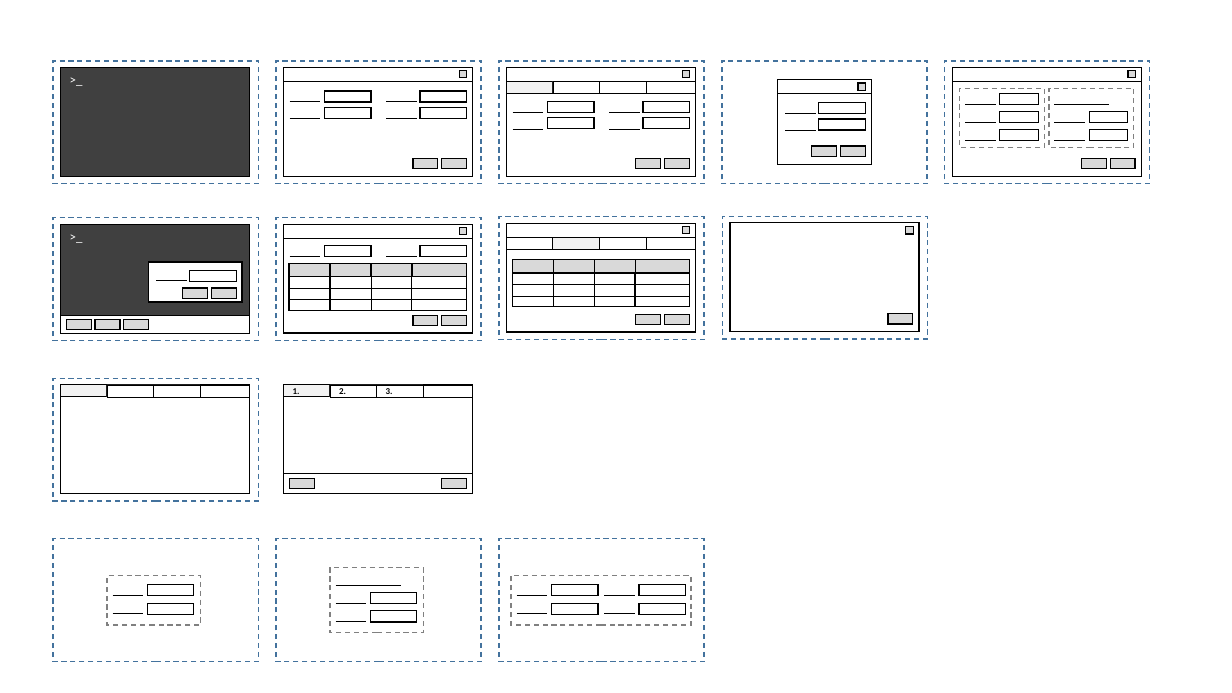
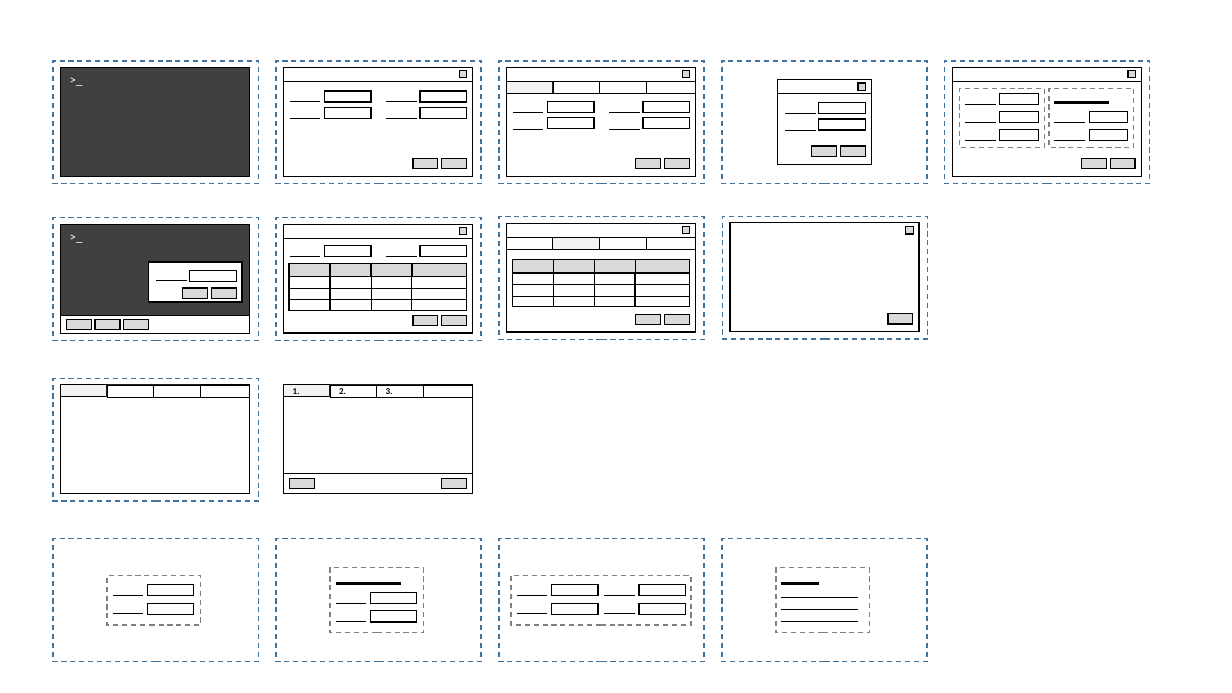
Before and after one commit to ExFace/Core, a slide deck: slide 11 of Docs/documentation/uxon_presets.pptx. Drawn at 1232x693 pixels with LibreOffice and Linux fonts; fonts in the diff are those of the drawing. Boxes give left, top, right and bottom in pixels: in the first picture for what was removed or moved away, otherwise in the second. Text is boxed around its words. In the diff, an @@ line names an element or a change of style, - is before the commit and + after.

```diff
--- a/Docs/documentation/uxon_presets.pptx
+++ b/Docs/documentation/uxon_presets.pptx
@@ line (1055, 103) - (1109, 103): stroke #000000 0.5 pt to #000000 2.25 pt @@
@@ rectangle added at (722,539,927,662), fill #FFFFFF, outline #43739E 1 pt dashed @@
@@ rectangle added at (776,568,870,633), fill #FFFFFF, outline #808080 1 pt dashed @@
@@ line (335, 584) - (401, 584): stroke #000000 0.5 pt to #000000 2.25 pt @@
@@ line added from (782, 597) to (859, 597), #000000 0.5 pt @@
@@ line added from (782, 584) to (819, 584), #000000 2.25 pt @@
@@ line added from (782, 609) to (859, 609), #000000 0.5 pt @@
@@ line added from (782, 622) to (859, 622), #000000 0.5 pt @@
```
Also in this commit, not shown: 3 other slides changed, 8 other files.
